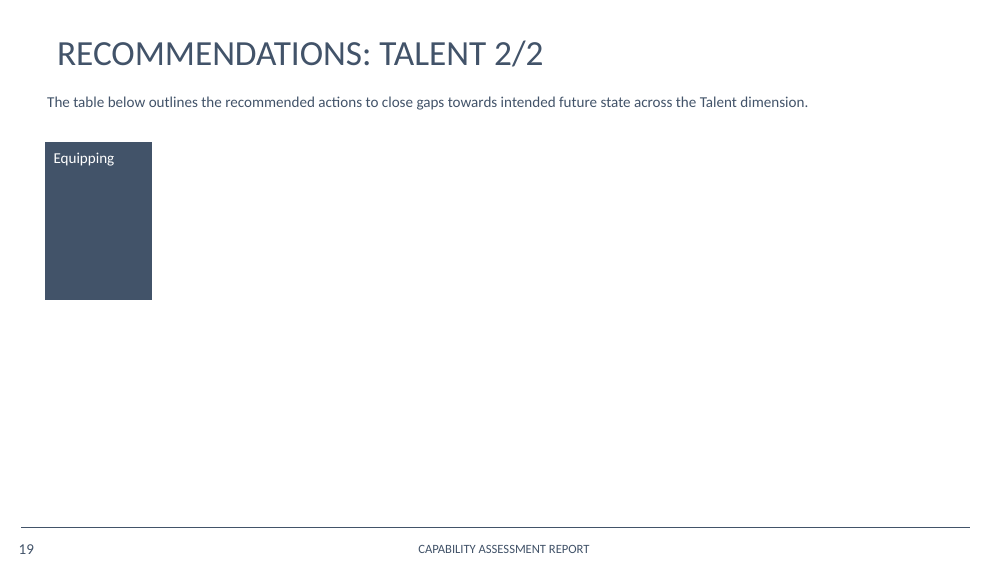
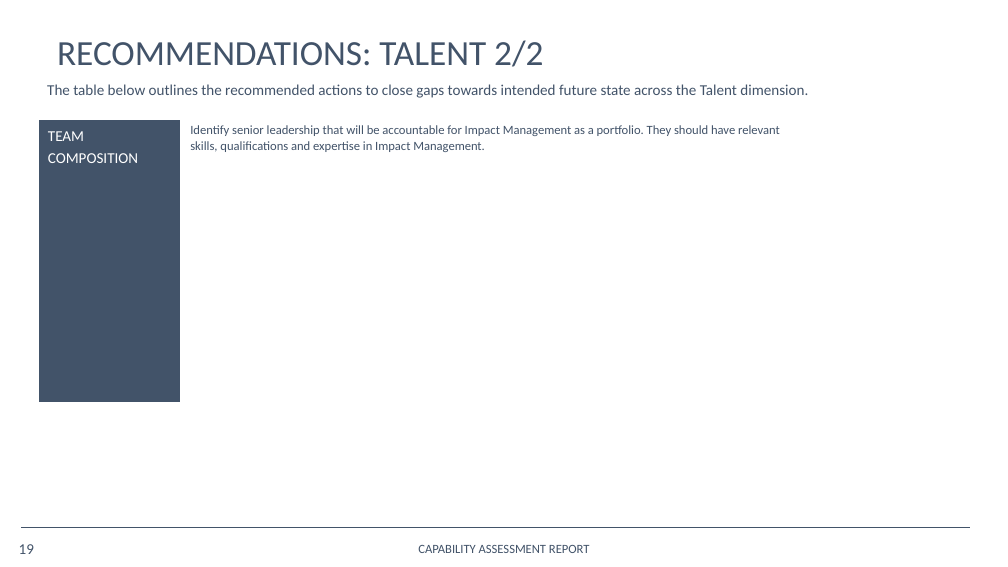
Before and after one commit to opus-meum/power-automate, a slide deck: slide 19 of Capability Assessment Report.pptx. Drawn at 1008x567 pixels with LibreOffice and Linux fonts; fonts in the diff are those of the drawing; background and template pictures are left out. Boxes give left, top, right and bottom in pixels: in the first picture for what was removed or moved away, otherwise in the second. Text is boxed around its words. In the diff, an @@ line names an element or a change of style, - is before the commit and + after.

```diff
--- a/Capability Assessment Report.pptx
+++ b/Capability Assessment Report.pptx
@@ text "The table below outlines the ...": place and size @@
-text "The table below outlines the ..." at [47, 96, 808, 110]
+text "The table below outlines the ..." at [47, 84, 808, 98]
@@ table added at [39, 119, 971, 400], 1 rows, 2 columns @@
+TEAM COMPOSITION | 
@@ table removed at [44, 142, 976, 300], 1 rows, 2 columns @@
-Equipping | 
@@ text added at [190, 125, 780, 152], 10 pt, text #425369 @@
+Identify senior leadership that will be accountable for Impact Management as a portfolio. They should have relevant
+skills, qualifications and expertise in Impact Management.
```
Also in this commit, not shown: 26 other slides changed, 2 slides added, 1 slide removed, 20 other files.
